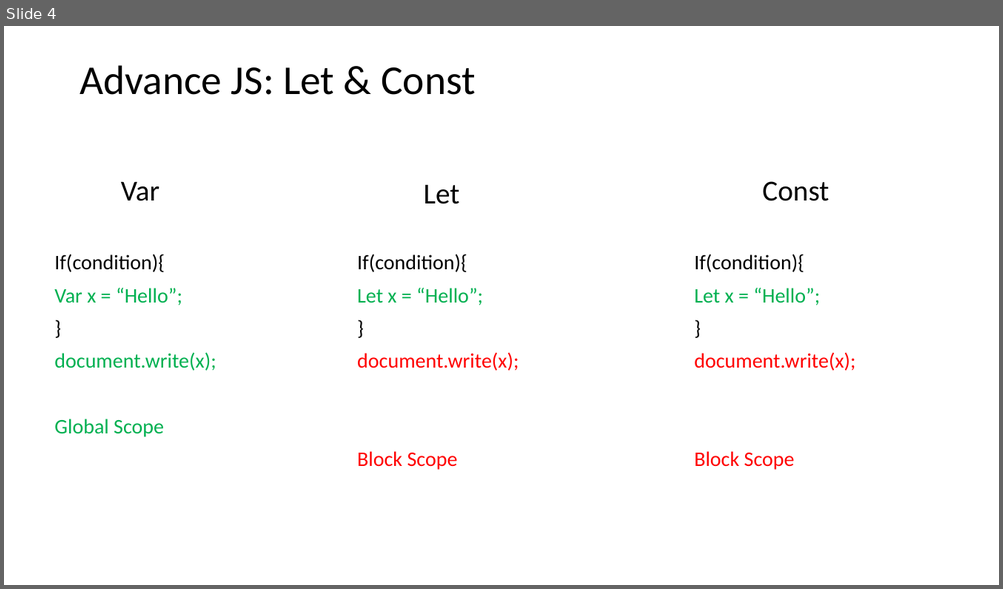
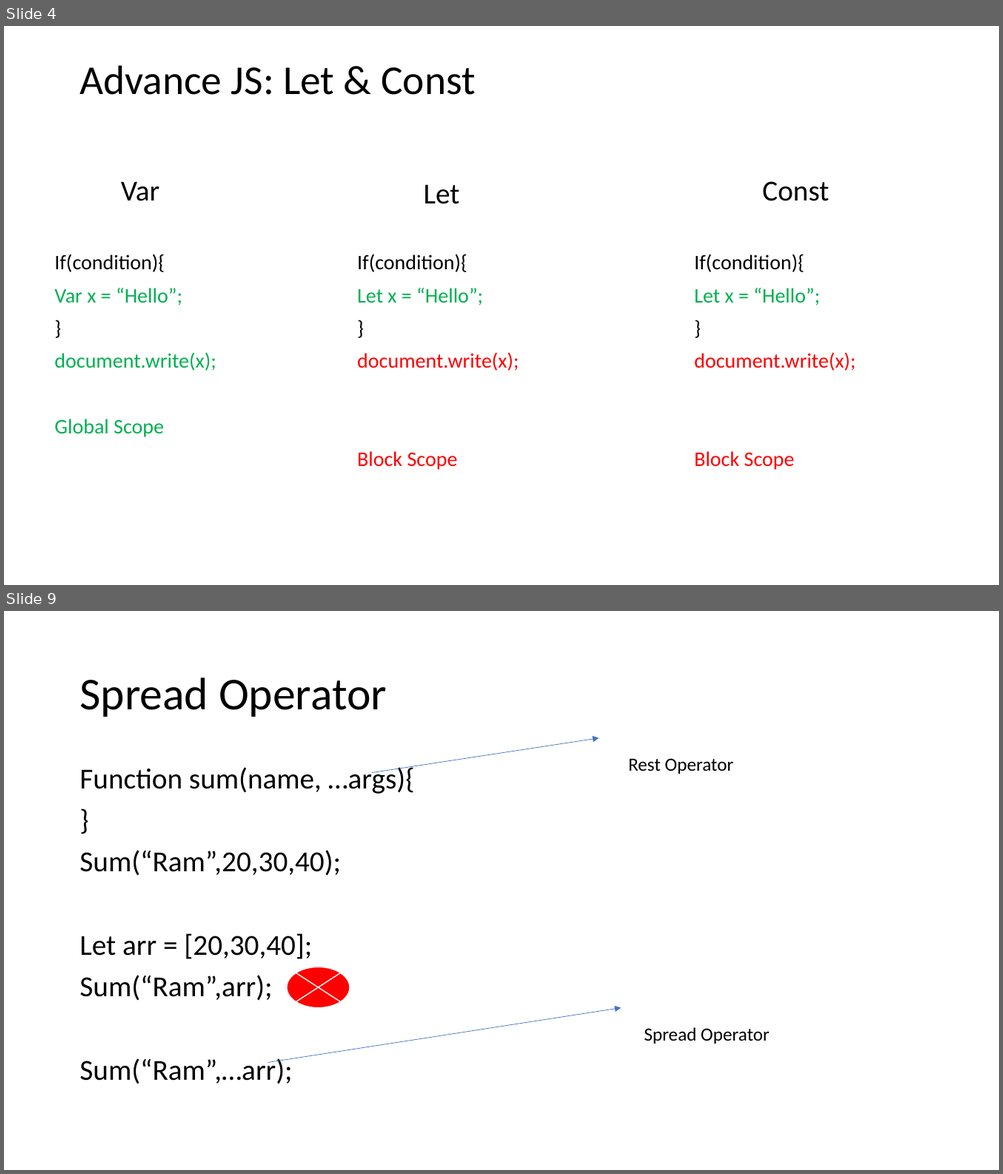
Before and after one commit to PiyushChaturvedii/batch03, a slide deck: History of JS.pptx. Shown one above the other, each under a label of ours: slide 4 before the commit, slides 4 and 9 after it; the slides between them are not shown. The pictures are 1003x589 and 1003x1174 pixels, drawn with LibreOffice and Linux fonts; fonts in the diff are those of the drawing. Boxes give left, top, right and bottom in pixels: in the first picture for what was removed or moved away, otherwise in the second. Text is boxed around its words. In the diff, an @@ line names an element or a change of style, - is before the commit and + after.

```diff
--- a/History of JS.pptx
+++ b/History of JS.pptx
@@ slide 9 added at bbox=[4, 611, 999, 1170], background #FFFFFF @@
@@ title added at bbox=[79, 678, 387, 717], 44 pt, text #000000 @@
+Spread Operator
@@ arrow added from (372, 773) to (599, 738), #4472C4 0.5 pt @@
@@ text added at bbox=[73, 760, 930, 1116], outline #FFFFFF 0.75 pt, 28 pt, text #000000 @@
+Function sum(name, …args){
+}
+Sum(“Ram”,20,30,40);
+Let arr = [20,30,40];
+Sum(“Ram”,arr);
+Sum(“Ram”,…arr);
@@ text added at bbox=[628, 758, 734, 774], 18 pt, text #000000 @@
+Rest Operator
@@ flow chart summing junction added at bbox=[287, 967, 350, 1008], fill #FF0000, outline #FFFFFF 1 pt @@
@@ arrow added from (268, 1063) to (621, 1008), #4472C4 0.5 pt @@
@@ text added at bbox=[644, 1028, 769, 1044], 18 pt, text #000000 @@
+Spread Operator
```
Also in this commit, not shown: 45 other slides added, 1 other file.
